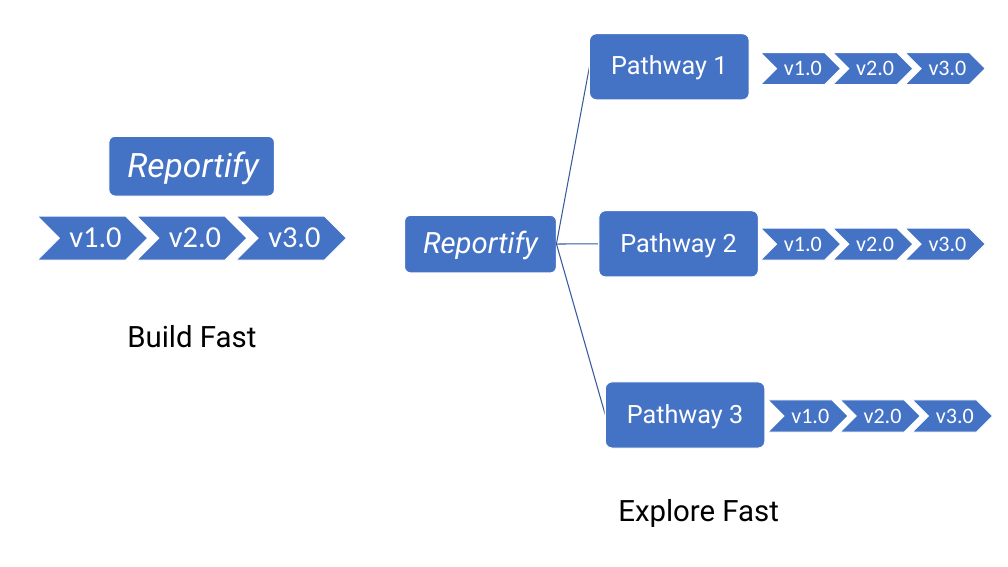
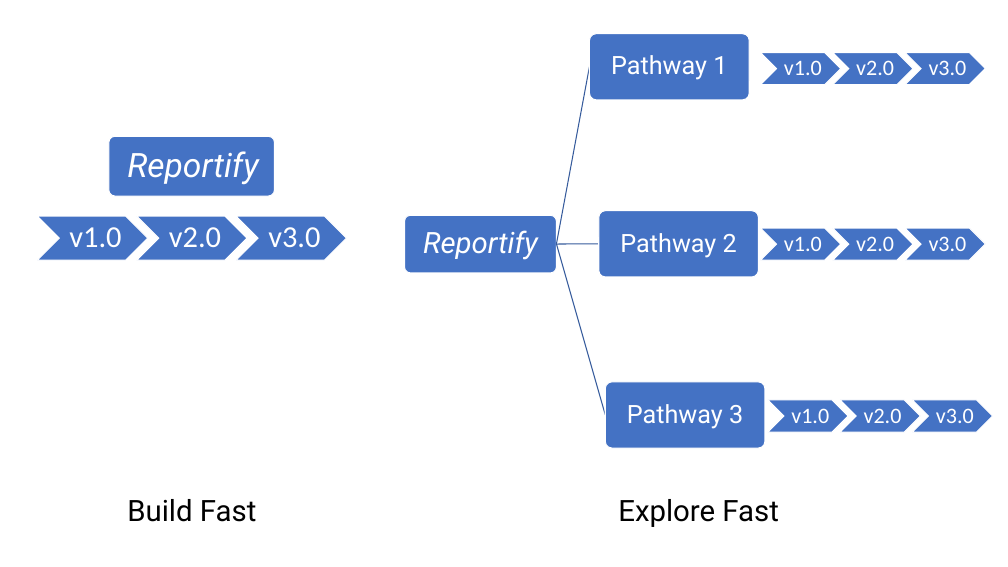
Before and after one commit to ankitmodi/ankitmodi.github.io, a slide deck: slide 3 of images/explore_fast/Presentation1.pptx. Drawn at 1008x567 pixels with LibreOffice and Linux fonts; fonts in the diff are those of the drawing. Boxes give left, top, right and bottom in pixels: in the first picture for what was removed or moved away, otherwise in the second. Text is boxed around its words. In the diff, an @@ line names an element or a change of style, - is before the commit and + after.

```diff
--- a/images/explore_fast/Presentation1.pptx
+++ b/images/explore_fast/Presentation1.pptx
@@ text "Build Fast": place and size @@
-text "Build Fast" at (127, 325, 256, 348)
+text "Build Fast" at (127, 499, 256, 522)
```
Also in this commit, not shown: 3 other files.
